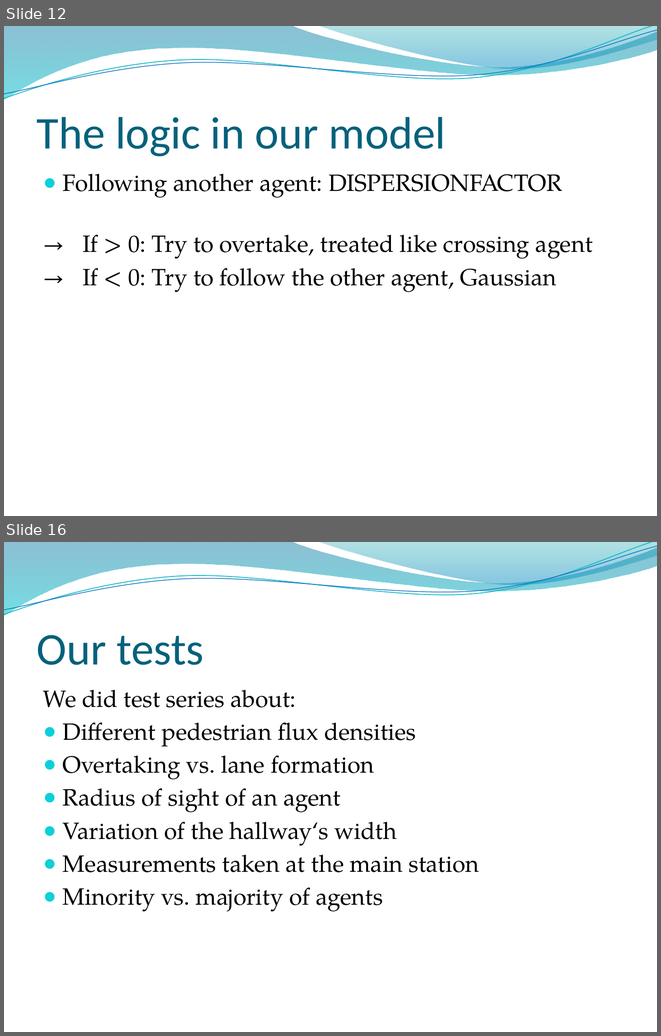
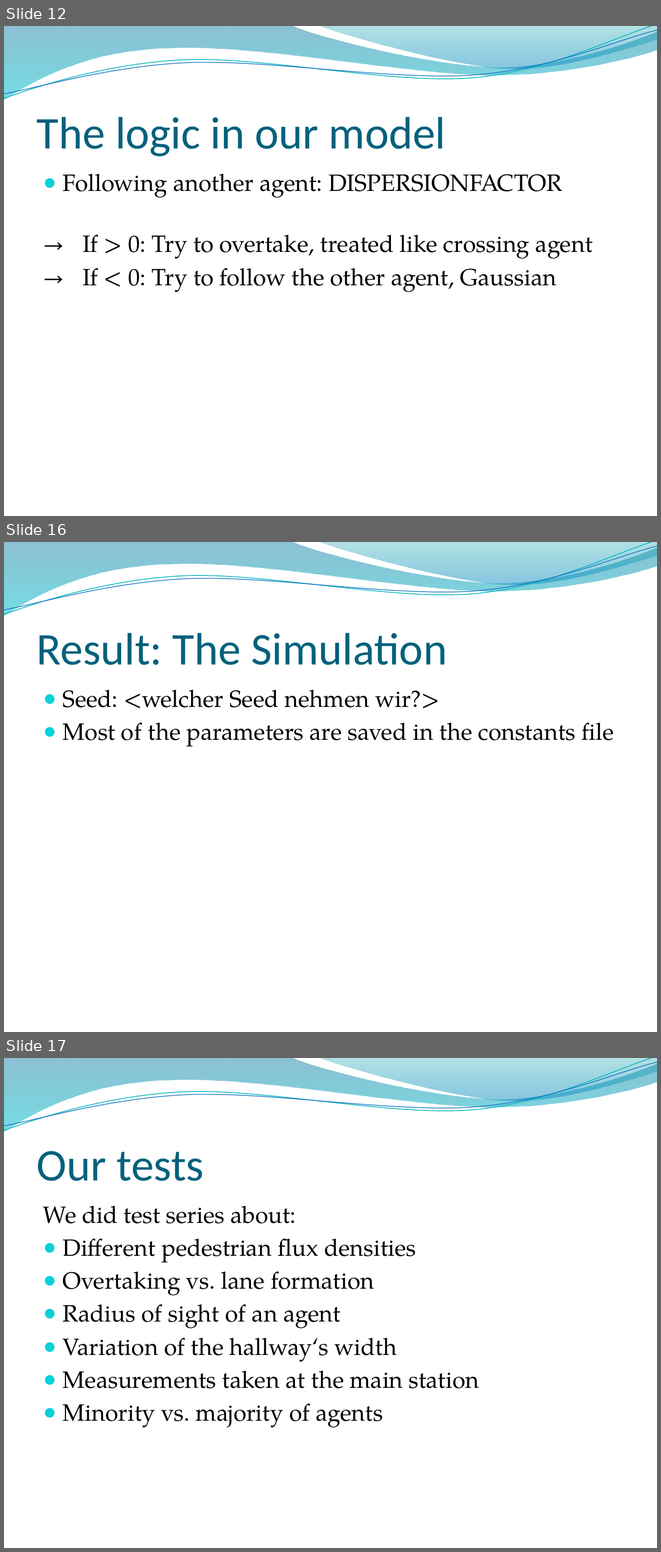
Before and after one commit to ratheile/MSSSM, a slide deck: presentation/Presentation.pptx. Shown one above the other, each under a label of ours: slides 12 and 16 before the commit, slides 12, 16 and 17 after it; the slides between them are not shown. The pictures are 661x1036 and 661x1552 pixels, drawn with LibreOffice and Linux fonts; fonts in the diff are those of the drawing; background and template pictures are left out. Boxes give left, top, right and bottom in pixels: in the first picture for what was removed or moved away, otherwise in the second. Text is boxed around its words. In the diff, an @@ line names an element or a change of style, - is before the commit and + after.

```diff
--- a/presentation/Presentation.pptx
+++ b/presentation/Presentation.pptx
@@ slide 16 added at (x1=4, y1=542, x2=657, y2=1032), background picture (left out); not listed: 4 template elements that a slide beside it also shows @@
@@ title added at (x1=37, y1=633, x2=447, y2=665), 50 pt, text #04617B @@
+Result: The Simulation
@@ text added at (x1=63, y1=689, x2=614, y2=747), 26 pt, text #000000 @@
+● Seed: <welcher Seed nehmen wir?>
+● Most of the parameters are saved in the constants file
@@ what was slide 16 is now slide 17 @@
```
Also in this commit, not shown: 1 slide changed, 3 other slides added, 4 slides removed.
